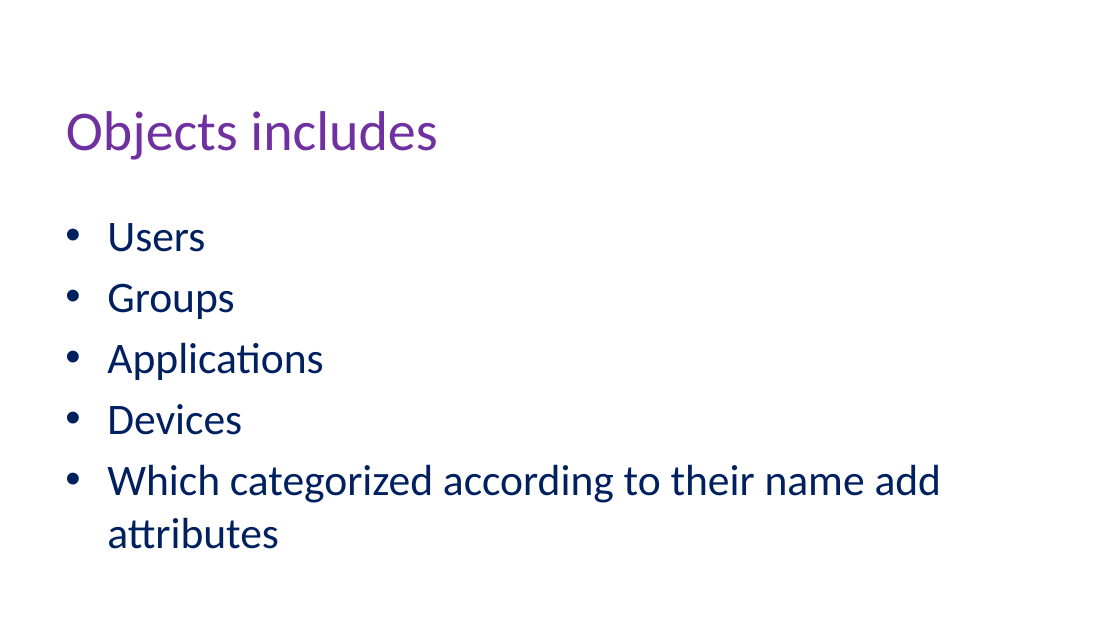
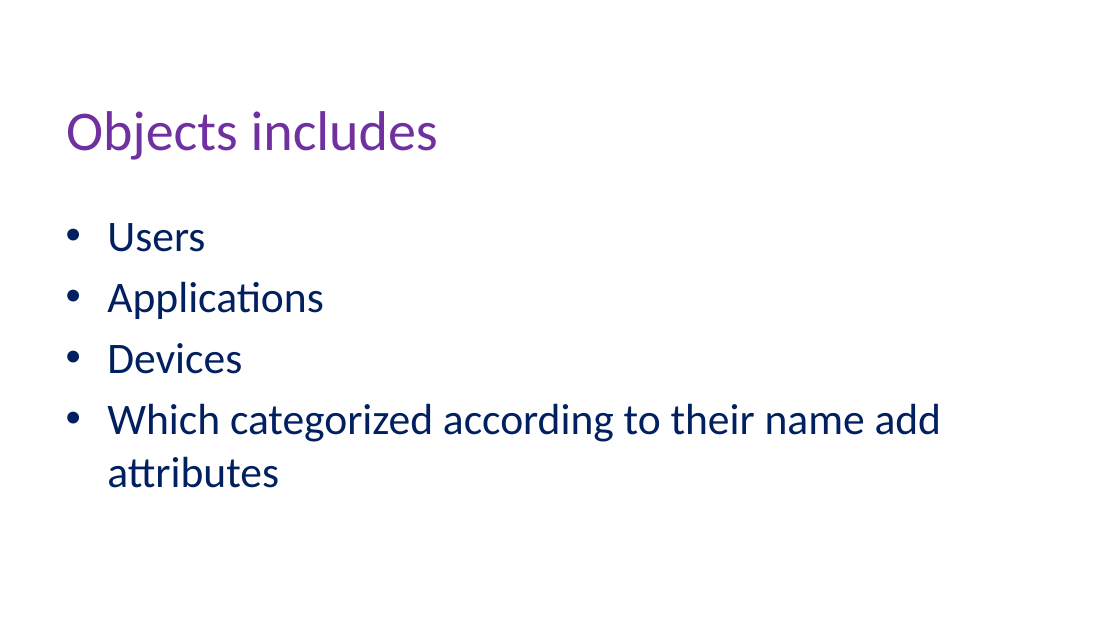
Before and after one commit to Hero-Team/active-drictory-installation-and-configuration-on-windows-server, a slide deck: slide 5 of active.pptx. Drawn at 1120x630 pixels with LibreOffice and Linux fonts; fonts in the diff are those of the drawing; background and template pictures are left out. Boxes give left, top, right and bottom in pixels: in the first picture for what was removed or moved away, otherwise in the second. Text is boxed around its words. In the diff, an @@ line names an element or a change of style, - is before the commit and + after.

Commit message:
i remove the groups

```diff
--- a/active.pptx
+++ b/active.pptx
@@ text at (x1=107, y1=283, x2=234, y2=319): paragraph removed @@
-• Groups
```
